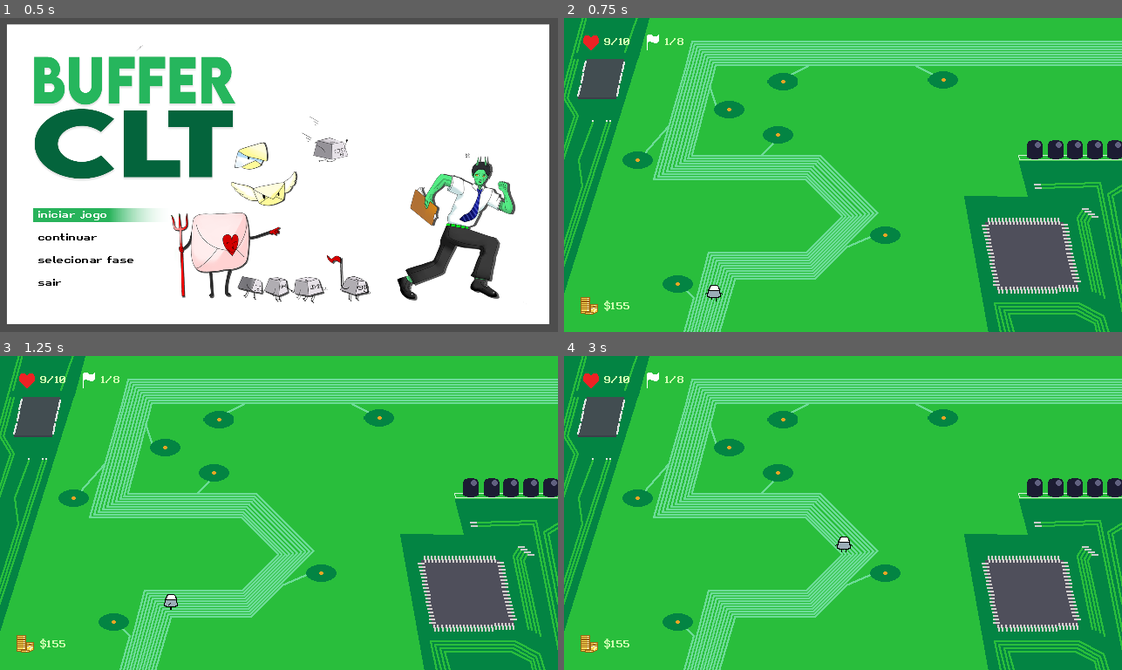
Above: before the commit, frames 1-4 (two rows, left to right).
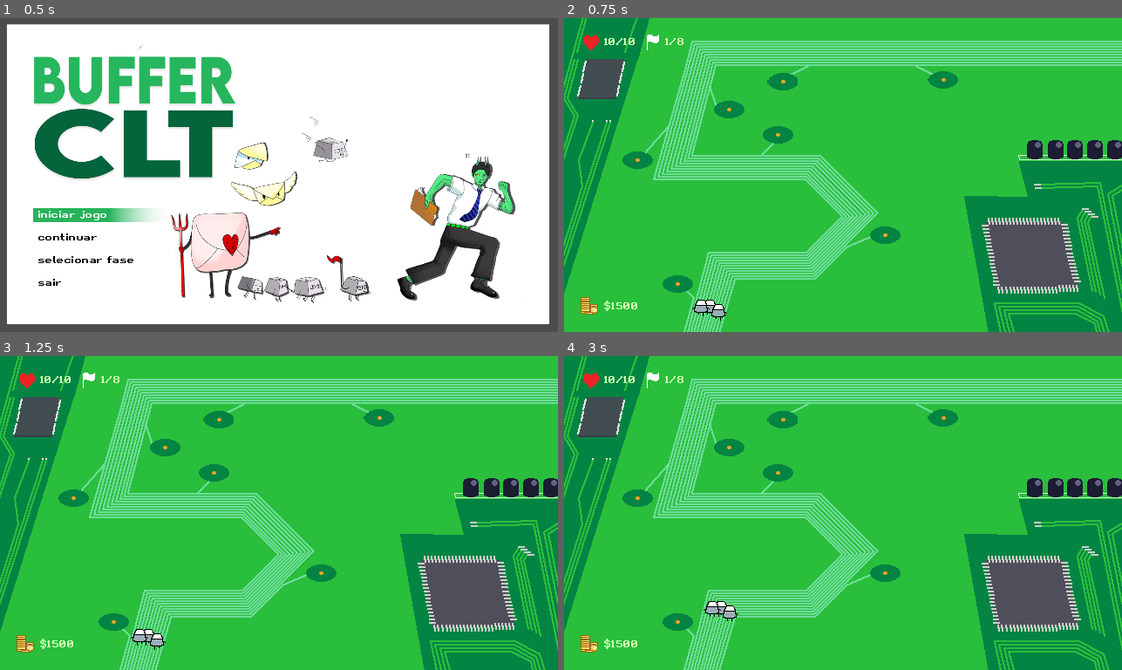
Above: after the commit, the same moments.

Repository: IvnaFeitosa/BufferCLT
Game: Godot game, scene res://scenes/titlescreen.tscn
Two runs of this game, one before a commit and one after it. Both use one fixed random seed, a clock stepped at 60 frames per second and the inputs below. The engine's default icon, where the game draws it, is replaced by a stand-in: a white triangle on a blue panel in a dark square.
Inputs (mouse positions are in pixels of both pictures, inside the frame that each line leads up to):
- Up to frame 1 (0.5 s): no input
- Up to frame 2 (0.75 s): tap Enter (ui_accept) at 0.5 s; move the mouse to (965, 159) at 0.52 s; hold Up (ui_up) from 0.53 s (still down); click (965, 159) at 0.67 s
- Up to frame 3 (1.25 s): keep holding Up (ui_up); tap Enter (ui_accept) at 0.77 s
- Up to frame 4 (3 s): move the mouse to (636, 497) at 1.27 s; release Up (ui_up) at 1.28 s; hold Down (ui_down) 1.28-2 s; click (636, 497) at 1.42 s; tap Enter (ui_accept) at 1.52 s; click "$100" at 2 s; click "X" at 2.75 s

Frame 1 is identical in both runs. In frame 2, 0.4% of the frame differs, in the area x 7-30%, y 6-97%; in frame 3, 0.4%; in frame 4, 0.4%, in the area x 7-52%, y 6-93%.

Commit message:
add projectiles

Diff:
--- a/scenes/capacitor.tscn
+++ b/scenes/capacitor.tscn
@@ -1,9 +1,7 @@
-[gd_scene load_steps=6 format=3 uid="uid://de67ma1t83xvb"]
+[gd_scene load_steps=7 format=3 uid="uid://de67ma1t83xvb"]
 
+[ext_resource type="Script" uid="uid://bnhedkmsyemdy" path="res://scripts/capacitor.gd" id="1_jywr7"]
 [ext_resource type="Texture2D" uid="uid://bxbeqe7jbng5q" path="res://assets/capacitor.png" id="1_lv1wq"]
-
-[sub_resource type="CircleShape2D" id="CircleShape2D_jywr7"]
-radius = 63.0
 
 [sub_resource type="AtlasTexture" id="AtlasTexture_lv1wq"]
 atlas = ExtResource("1_lv1wq")
@@ -27,12 +25,11 @@
 "speed": 5.0
 }]
 
-[node name="Node2D" type="Node2D"]
+[sub_resource type="CircleShape2D" id="CircleShape2D_jnthu"]
+radius = 71.0282
 
-[node name="StaticBody2D" type="StaticBody2D" parent="."]
-
-[node name="CollisionShape2D" type="CollisionShape2D" parent="StaticBody2D"]
-shape = SubResource("CircleShape2D_jywr7")
+[node name="Capacitor" type="Node2D"]
+script = ExtResource("1_jywr7")
 
 [node name="AnimatedSprite2D" type="AnimatedSprite2D" parent="."]
 sprite_frames = SubResource("SpriteFrames_jnthu")
@@ -48,3 +45,16 @@
 animation = &"idle"
 autoplay = "idle"
 frame_progress = 0.539489
+
+[node name="ShootTimer" type="Timer" parent="."]
+wait_time = 0.2
+
+[node name="Area2D" type="Area2D" parent="."]
+collision_layer = 8
+collision_mask = 2
+
+[node name="CollisionShape2D" type="CollisionShape2D" parent="Area2D"]
+shape = SubResource("CircleShape2D_jnthu")
+
+[connection signal="timeout" from="ShootTimer" to="." method="_on_shoot_timer_timeout"]
+[connection signal="body_entered" from="Area2D" to="." method="_on_area_2d_body_entered"]
--- a/scenes/game.tscn
+++ b/scenes/game.tscn
@@ -80,7 +80,7 @@
 text = "1/8"
 
 [node name="worldBoundary" type="StaticBody2D" parent="."]
-collision_layer = 2
+collision_layer = 128
 
 [node name="CollisionShape2D" type="CollisionShape2D" parent="worldBoundary"]
 position = Vector2(337, -356)
@@ -88,14 +88,14 @@
 shape = SubResource("WorldBoundaryShape2D_yqjtg")
 
 [node name="worldBoundary2" type="StaticBody2D" parent="."]
-collision_layer = 2
+collision_layer = 128
 
 [node name="CollisionShape2D" type="CollisionShape2D" parent="worldBoundary2"]
 position = Vector2(12, 143)
 shape = SubResource("WorldBoundaryShape2D_lnu2h")
 
 [node name="worldBoundary3" type="StaticBody2D" parent="."]
-collision_layer = 2
+collision_layer = 128
 
 [node name="CollisionShape2D" type="CollisionShape2D" parent="worldBoundary3"]
 position = Vector2(310, 356)
@@ -104,7 +104,7 @@
 
 [node name="worldBoundary4" type="StaticBody2D" parent="."]
 position = Vector2(-1, -4)
-collision_layer = 2
+collision_layer = 128
 
 [node name="CollisionShape2D" type="CollisionShape2D" parent="worldBoundary4"]
 position = Vector2(3, 197)
@@ -118,4 +118,14 @@
 [node name="Key" parent="Path2D" instance=ExtResource("2_yqjtg")]
 position = Vector2(165.381, 336.175)
 progress = 29.0739
-SPEED = 100.0
+
+[node name="Key2" parent="Path2D" instance=ExtResource("2_yqjtg")]
+position = Vector2(175.381, 341.175)
+progress = 29.0739
+h_offset = 10.0
+v_offset = 5.0
+
+[node name="Key3" parent="Path2D" instance=ExtResource("2_yqjtg")]
+position = Vector2(155.381, 336.175)
+progress = 29.0739
+h_offset = -10.0
--- a/scenes/key.tscn
+++ b/scenes/key.tscn
@@ -120,11 +120,12 @@
 rotates = false
 loop = false
 script = ExtResource("1_fttkb")
-SPEED = 40.0
+SPEED = 20.0
 
 [node name="CharacterBody2D" type="CharacterBody2D" parent="."]
 position = Vector2(-1, -2)
-collision_mask = 2
+collision_layer = 2
+collision_mask = 6
 
 [node name="CollisionShape2D" type="CollisionShape2D" parent="CharacterBody2D"]
 position = Vector2(1, 3)
--- /dev/null
+++ b/scenes/projectile.tscn
@@ -0,0 +1,26 @@
+[gd_scene load_steps=4 format=3 uid="uid://bp7easjomxkio"]
+
+[ext_resource type="Texture2D" uid="uid://m3erp4e73uw3" path="res://icon.svg" id="1_c8fcr"]
+[ext_resource type="Script" uid="uid://b5bwfmgdgy03p" path="res://scripts/projectile.gd" id="1_q3m7n"]
+
+[sub_resource type="RectangleShape2D" id="RectangleShape2D_q3m7n"]
+size = Vector2(12, 12)
+
+[node name="Projectile" type="Node2D"]
+script = ExtResource("1_q3m7n")
+
+[node name="sprite" type="Sprite2D" parent="."]
+scale = Vector2(0.1, 0.1)
+texture = ExtResource("1_c8fcr")
+
+[node name="Area2D" type="Area2D" parent="."]
+collision_layer = 4
+collision_mask = 2
+
+[node name="CollisionShape2D" type="CollisionShape2D" parent="Area2D"]
+shape = SubResource("RectangleShape2D_q3m7n")
+
+[node name="Timer" type="Timer" parent="."]
+
+[connection signal="body_entered" from="Area2D" to="." method="_on_area_2d_body_entered"]
+[connection signal="timeout" from="Timer" to="." method="_on_timer_timeout"]
--- /dev/null
+++ b/scripts/capacitor.gd
@@ -0,0 +1,22 @@
+extends Node2D
+var data: TowerData
+
+func _setup(tower_data:TowerData):
+	data = tower_data
+	$ShootTimer.wait_time = data.fire_rate
+	call_deferred("_start_timer")
+func _start_timer():
+	$ShootTimer.start()
+
+
+func _on_shoot_timer_timeout() -> void:
+	if data == null :
+		return
+	var bodies = $Area2D.get_overlapping_bodies()
+	if bodies.size() > 0:
+		var body = bodies[0]
+		var bullet = data.projectile.instantiate()
+		bullet.position = self.position
+		var dir = (body.global_position - self.global_position)
+		bullet._setup(dir,data.projectile_speed, 1)
+		self.get_parent().add_child(bullet)
--- a/scripts/capacitor.tres
+++ b/scripts/capacitor.tres
@@ -1,7 +1,8 @@
-[gd_resource type="Resource" script_class="TowerData" load_steps=4 format=3 uid="uid://bi1sydr6m6td2"]
+[gd_resource type="Resource" script_class="TowerData" load_steps=5 format=3 uid="uid://bi1sydr6m6td2"]
 
 [ext_resource type="Texture2D" uid="uid://cxllewm0kqxd4" path="res://assets/ui/capacitor_icon.png" id="1_hukck"]
 [ext_resource type="Script" uid="uid://dcvdfpsvpf3h1" path="res://scripts/towers.gd" id="1_kieas"]
+[ext_resource type="PackedScene" uid="uid://bp7easjomxkio" path="res://scenes/projectile.tscn" id="2_265ut"]
 [ext_resource type="PackedScene" uid="uid://de67ma1t83xvb" path="res://scenes/capacitor.tscn" id="2_hukck"]
 
 [resource]
@@ -10,4 +11,7 @@
 cost = "$100"
 icon = ExtResource("1_hukck")
 scene = ExtResource("2_hukck")
+projectile = ExtResource("2_265ut")
+projectile_speed = 80
+fire_rate = 0.5
 metadata/_custom_type_script = "uid://dcvdfpsvpf3h1"
--- a/scripts/gameManager.gd
+++ b/scripts/gameManager.gd
@@ -1,6 +1,6 @@
 extends Node
-var money: int = 155
-var health: int  = 9
+var money: int = 1500
+var health: int  = 10
 signal money_changed(new_value: int)
 signal health_changed(new_value: int)
 signal died()
--- a/scripts/key.gd
+++ b/scripts/key.gd
@@ -1,27 +1,15 @@
 extends PathFollow2D
-@export var SPEED = 100.0
-
+@export var SPEED = 40.0
+@export var HP = 2
 @onready var animatedSprite = $AnimatedSprite2D
 var previous_pos: Vector2
 
 func _ready() -> void:
 	previous_pos = global_position
 
-func _process(delta):
-	'''
-	if rayCastDown.is_colliding():
-		direction = -1
-		animatedSprite.play("backanim")
-	if rayCastUp.is_colliding():
-		direction = 1
-		animatedSprite.play("frontanim")
-	position.y += SPEED * delta * direction
-	'''
-
 func _physics_process(delta: float) -> void:
 	progress += SPEED * delta
 	var dir := (global_position - previous_pos).normalized()
-	print(dir)
 	previous_pos = global_position
 	if abs(dir.x) > abs(dir.y):
 		if dir.x > 0:
@@ -33,9 +21,20 @@
 			_set_animation("downanim")
 		else:
 			_set_animation("upanim")
-	if progress_ratio >= 0.97:
+	if progress_ratio >= 0.98:
 		gameManager.take_damage(1)
 		queue_free()
-func _set_animation(name: String):
-	if animatedSprite.animation != name:
-		animatedSprite.play(name)
+
+func take_damage(dmg: int):
+	print("damage took" + str(dmg))
+	HP -= dmg
+	if HP <= 0:
+		die()
+
+func die():
+	gameManager.add_money(25)
+	queue_free()
+
+func _set_animation(anim_name: String):
+	if animatedSprite.animation != anim_name:
+		animatedSprite.play(anim_name)
--- /dev/null
+++ b/scripts/projectile.gd
@@ -0,0 +1,22 @@
+extends Node2D
+@onready var direction: Vector2
+@onready var speed: float
+@onready var dmg: int
+
+func _setup(_direction:Vector2, _speed:float, _dmg: int):
+	direction = _direction.normalized()
+	print(direction)
+	speed = _speed
+	dmg = _dmg
+func _ready():
+	$Timer.start()
+func _physics_process(delta: float) -> void:
+	position += direction * speed * delta
+func _on_area_2d_body_entered(body: Node2D) -> void:
+	body.get_parent().take_damage(dmg)
+	queue_free()
+
+
+
+func _on_timer_timeout() -> void:
+	queue_free()
--- a/scripts/shop.gd
+++ b/scripts/shop.gd
@@ -19,6 +19,7 @@
 
 func _on_tower_bought(data: TowerData):
 	var tower = data.scene.instantiate()
+	tower._setup(data)
 	tower.position = current_spot.position
 	tower.position.y -= 20
 
--- a/scripts/towers.gd
+++ b/scripts/towers.gd
@@ -4,3 +4,6 @@
 @export var cost: String
 @export var icon: Texture2D
 @export var scene: PackedScene
+@export var projectile: PackedScene
+@export var projectile_speed: int
+@export var fire_rate: float
Not shown, added: scripts/capacitor.gd.uid
Not shown, added: scripts/projectile.gd.uid
